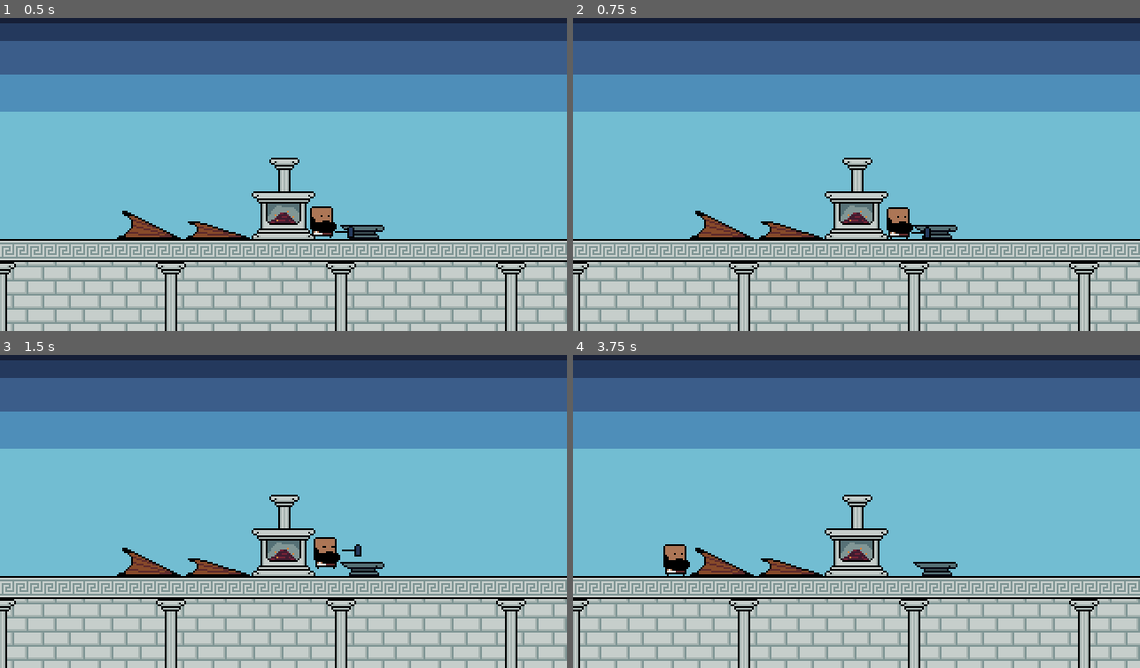
Above: before the commit, frames 1-4 (two rows, left to right).
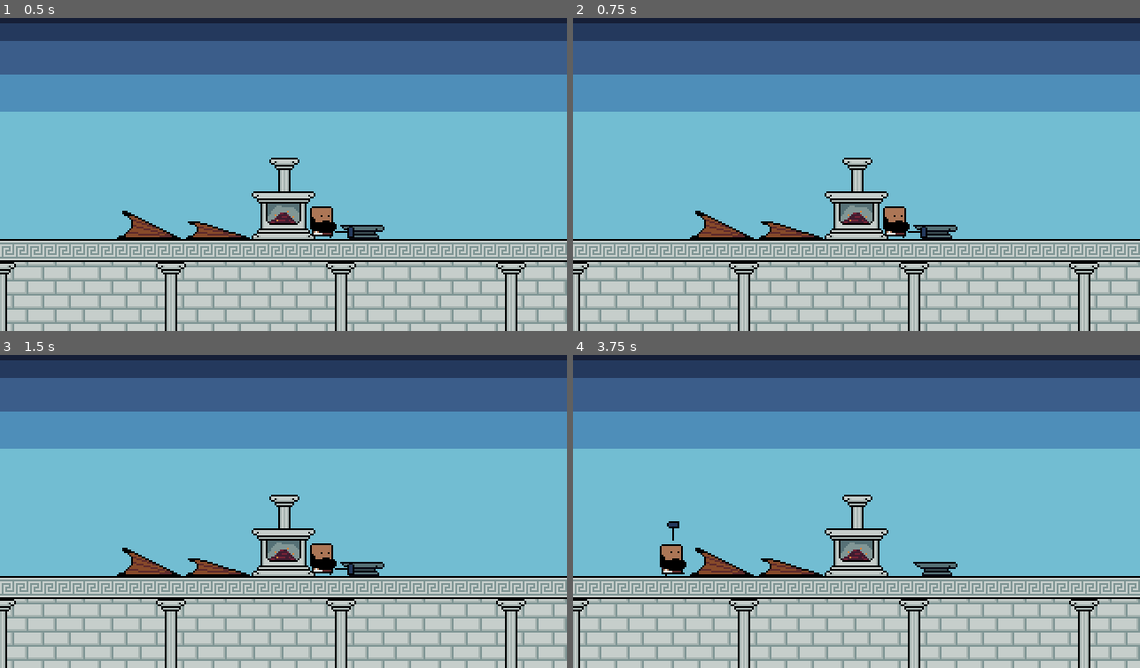
Above: after the commit, the same moments.

Repository: dmitriy-shmilo/secret-santa-2021
Game: Godot game, scene res://game_screen/game_screen.tscn
Same seed, same stepped clock (60 frames per second), same inputs: the game is played once before the commit and once after it.
Inputs (mouse positions are in pixels of both pictures, inside the frame that each line leads up to):
- Up to frame 1 (0.5 s): no input
- Up to frame 2 (0.75 s): tap Enter at 0.5 s; move the mouse to (981, 155) at 0.52 s; hold D (right) from 0.53 s (still down); click (981, 155) at 0.67 s
- Up to frame 3 (1.5 s): tap Space at 1.25 s; move the mouse to (170, 524) at 1.27 s; release D (right) at 1.28 s; hold S (down) from 1.28 s (still down)
- Up to frame 4 (3.75 s): tap Enter at 2, 3.5 s; move the mouse to (913, 439) at 2.02 s; release S (down) at 2.03 s; hold D (right) 2.03-2.78 s; tap Space at 2.75 s; move the mouse to (828, 570) at 2.77 s; hold W (up) 2.78-3.53 s; click (828, 570) at 2.92 s; move the mouse to (1026, 555) at 3.52 s; hold A (left) from 3.53 s (still down)

Frame 1 is identical in both runs. In frame 2, 0.3% of the frame differs, in the area x 54-64%, y 60-71%; in frame 3, 0.5%, in the area x 54-64%, y 58-71%; in frame 4, 0.2%.

Commit message:
Track character state.

Diff:
--- a/src/game_screen/character.gd
+++ b/src/game_screen/character.gd
@@ -1,31 +1,94 @@
 extends Node2D
 class_name Character
 
+enum CharacterState {
+	CONFUSED,
+
+	ANVIL_IDLE,
+	ANVIL_UP,
+	ANVIL_DOWN,
+
+	BELLOWS_IDLE,
+	BELLOWS_UP,
+	BELLOWS_DOWN
+}
+
 onready var _animation_player: AnimationPlayer = $"AnimationPlayer"
+
+var _state = CharacterState.ANVIL_IDLE
+var _previous_state = CharacterState.CONFUSED
 
 func _ready() -> void:
 	pass # Replace with function body.
 
 
+func confuse() -> void:
+	if _state == CharacterState.CONFUSED:
+		print("Prevented double-confuse")
+		return
+
+	_previous_state = _state
+	_state = CharacterState.CONFUSED
+	_animation_player.play("confused")
+
+
+func unconfuse() -> void:
+	match _previous_state:
+		CharacterState.ANVIL_DOWN, CharacterState.ANVIL_UP, CharacterState.ANVIL_UP:
+			anvil_idle()
+		CharacterState.BELLOWS_DOWN, CharacterState.BELLOWS_UP, CharacterState.BELLOWS_UP:
+			bellows_idle()
+
+
 func anvil_up() -> void:
-	_animation_player.play("anvil_up")
+	if _state == CharacterState.ANVIL_IDLE:
+		_animation_player.play("anvil_up")
+		_state = CharacterState.ANVIL_UP
+		return
+
+	confuse()
 
 
 func anvil_down() -> void:
-	_animation_player.play("anvil_down")
+	if _state == CharacterState.ANVIL_UP:
+		_animation_player.play("anvil_down")
+		_state = CharacterState.ANVIL_DOWN
+		return
+
+	confuse()
 
 
 func anvil_idle() -> void:
-	_animation_player.play("anvil_idle")
+	if _state in [CharacterState.CONFUSED, CharacterState.ANVIL_DOWN]:
+		_animation_player.play("anvil_idle")
+		_state = CharacterState.ANVIL_IDLE
+		return
+
+	confuse()
 
 
 func bellows_up() -> void:
-	_animation_player.play("bellows_up")
+	if _state == CharacterState.BELLOWS_IDLE:
+		_animation_player.play("bellows_up")
+		_state = CharacterState.BELLOWS_UP
+		return
+
+	confuse()
 
 
 func bellows_down() -> void:
-	_animation_player.play("bellows_down")
+	if _state == CharacterState.BELLOWS_UP:
+		_animation_player.play("bellows_down")
+		_state = CharacterState.BELLOWS_DOWN
+		return
+
+	confuse()
 
 
 func bellows_idle() -> void:
-	_animation_player.play("bellows_idle")
+	if _state in [CharacterState.CONFUSED, CharacterState.BELLOWS_DOWN]:
+		_animation_player.play("bellows_idle")
+		_state = CharacterState.BELLOWS_IDLE
+		return
+
+	confuse()
